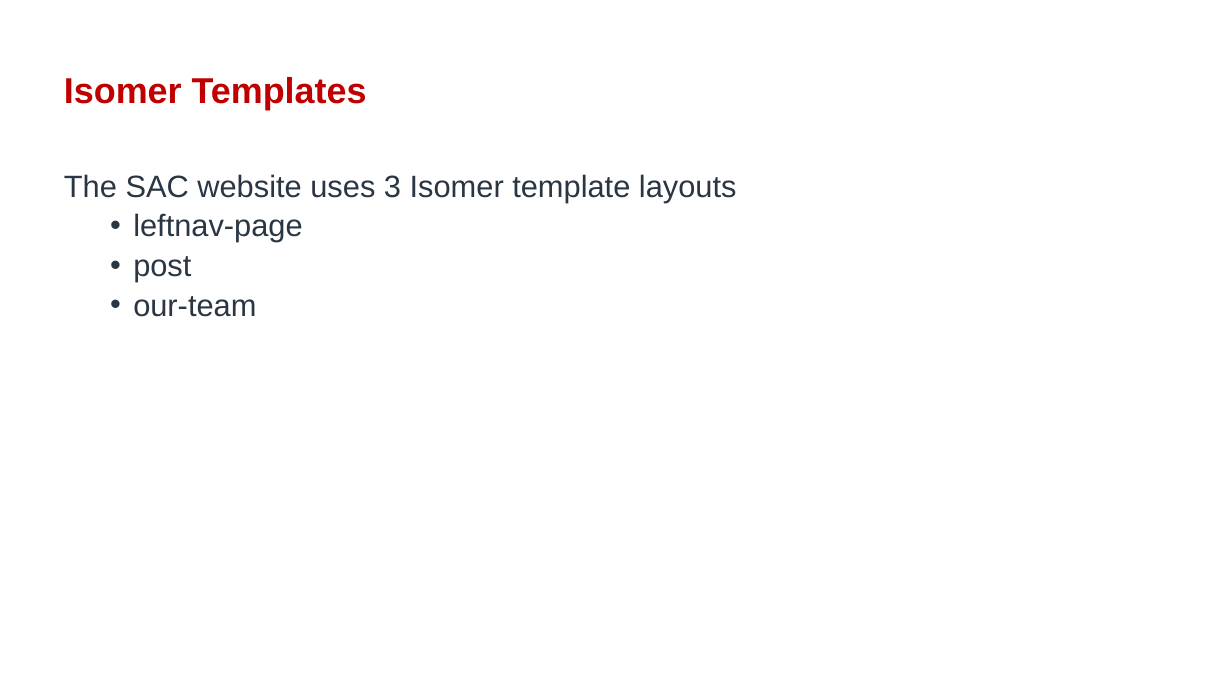
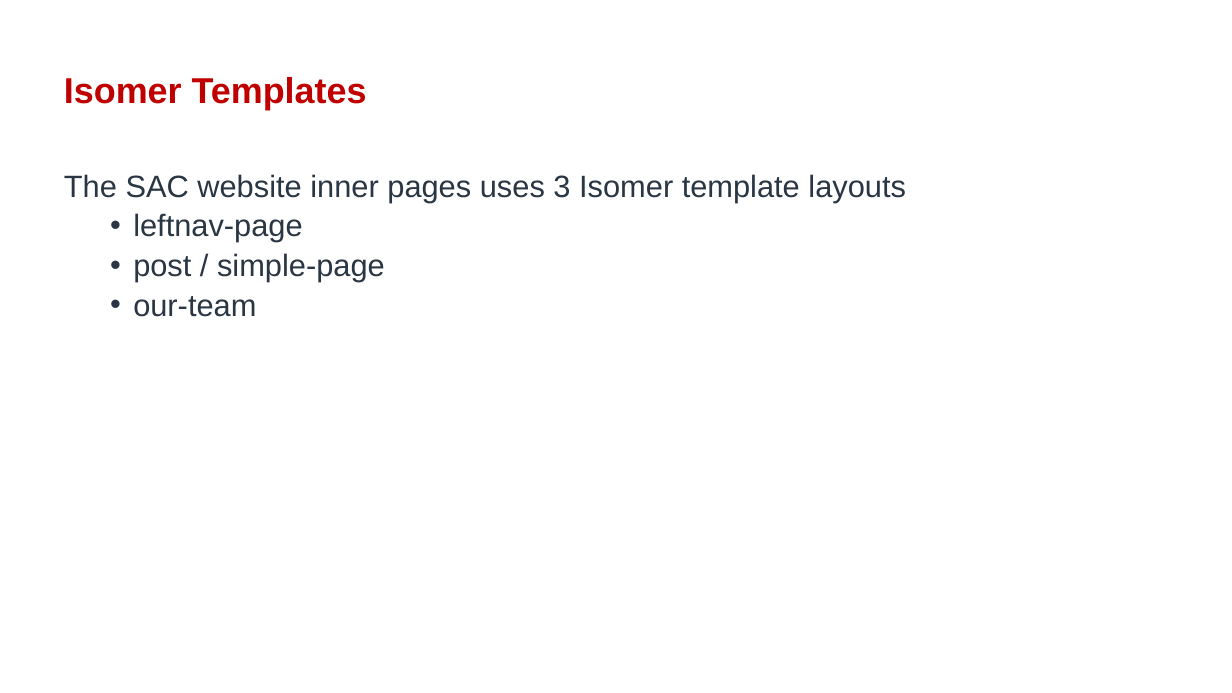
Before and after one commit to isomerpages/enterprisesg-sac-old, a slide deck: slide 17 of files/admin-guide/SAC-admin-guide-overview.pptx (slide 16 before the commit). Drawn at 1232x693 pixels with LibreOffice and Linux fonts; fonts in the diff are those of the drawing; background and template pictures are left out. Boxes give left, top, right and bottom in pixels: in the first picture for what was removed or moved away, otherwise in the second. Text is boxed around its words. In the diff, an @@ line names an element or a change of style, - is before the commit and + after.

```diff
--- a/files/admin-guide/SAC-admin-guide-overview.pptx
+++ b/files/admin-guide/SAC-admin-guide-overview.pptx
@@ text at (64,174,906,202): text changed @@
-The SAC website uses 3 Isomer template layouts
+The SAC website inner pages uses 3 Isomer template layouts
@@ text at (133,253,385,282): text changed @@
-  • post
+  • post / simple-page
```
Also in this commit, not shown: 8 other slides changed, 1 slide added, 4 other files.
